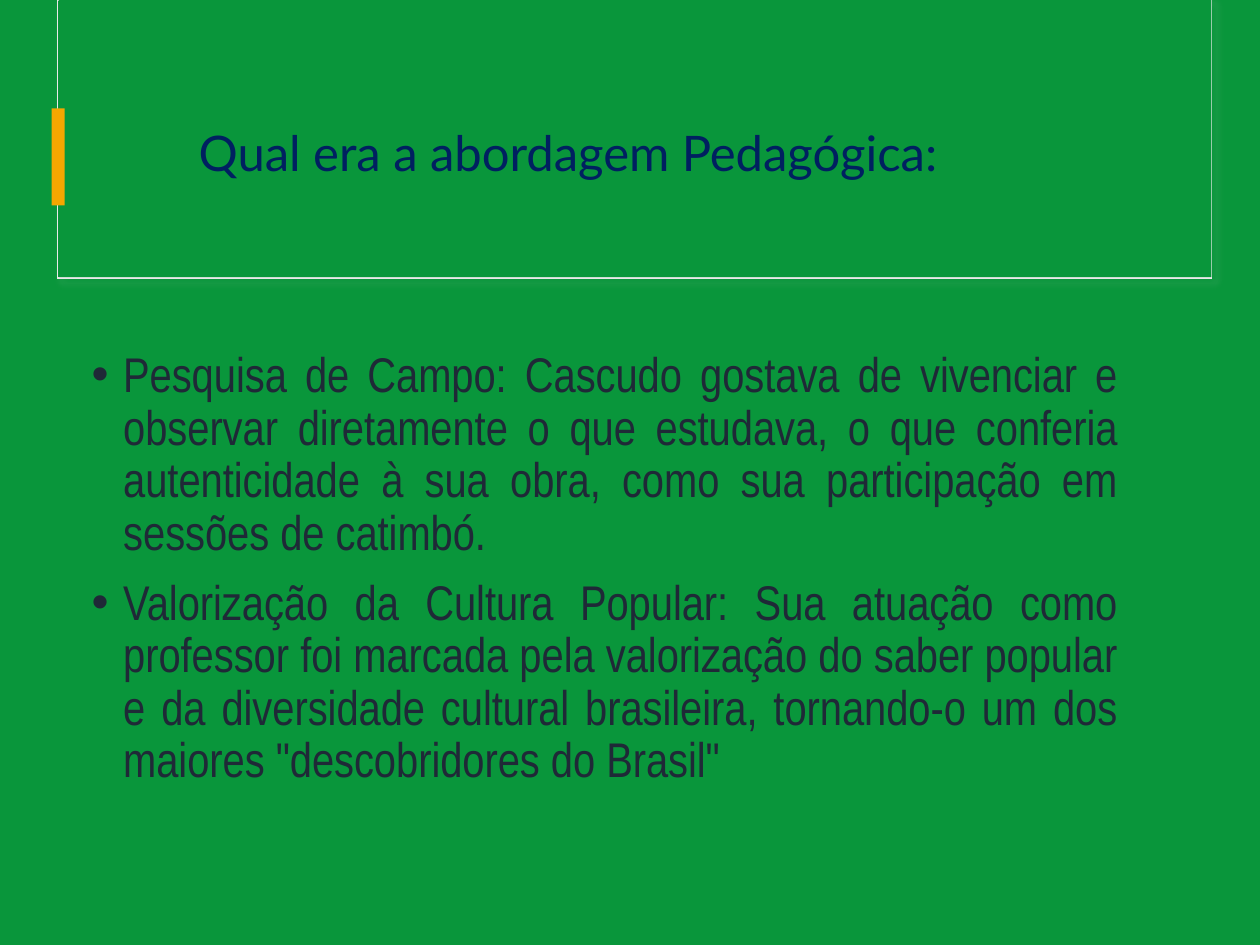
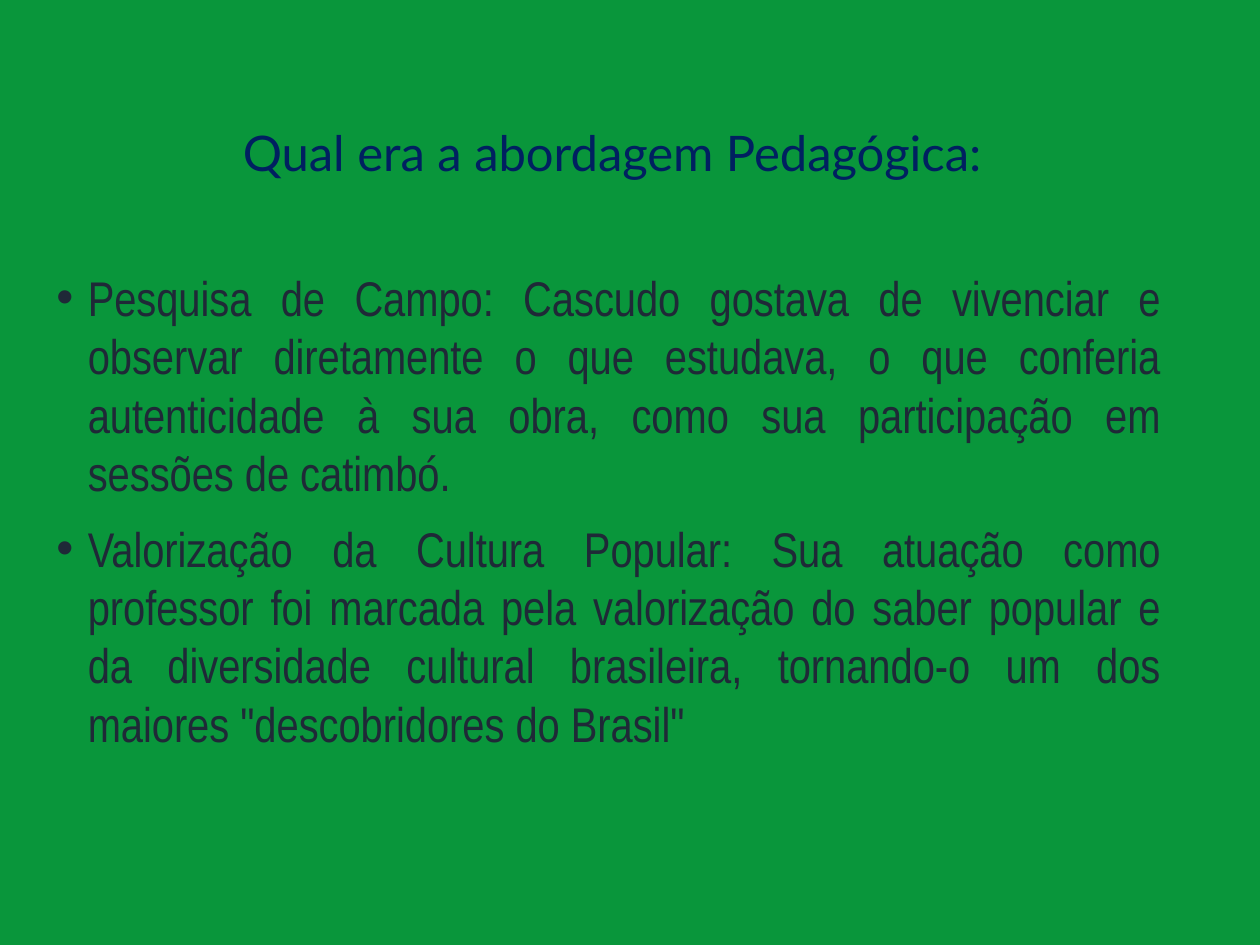
Before and after one commit to Rafael-Silva-Natal/IFRN_apresentacoes, a slide deck: slide 5 of Downloads/Seminario_Interativo_Cascudo.pptx. Drawn at 1260x945 pixels with LibreOffice and Linux fonts; fonts in the diff are those of the drawing. Boxes give left, top, right and bottom in pixels: in the first picture for what was removed or moved away, otherwise in the second. Text is boxed around its words. In the diff, an @@ line names an element or a change of style, - is before the commit and + after.

Commit message:
commit CascudoDownloads

```diff
--- a/Downloads/Seminario_Interativo_Cascudo.pptx
+++ b/Downloads/Seminario_Interativo_Cascudo.pptx
@@ rectangle removed at (x1=58, y1=0, x2=1212, y2=278) @@
@@ rectangle removed at (x1=59, y1=0, x2=1212, y2=277) @@
@@ title "Qual era a abordagem Pedagógica:" moved from (x1=199, y1=135, x2=937, y2=180) to (x1=243, y1=135, x2=981, y2=180) @@
@@ rectangle removed at (x1=52, y1=108, x2=64, y2=205) @@
@@ text "Pesquisa de Campo: Cascudo gostava ..." moved from (x1=123, y1=357, x2=1118, y2=778) to (x1=88, y1=281, x2=1161, y2=743) @@
@@ text "Pesquisa de Campo: Cascudo gostava ..." at (x1=88, y1=281, x2=1161, y2=743): line spacing 0.9 to 1 @@
```
Also in this commit, not shown: 10 other slides changed, 1 slide added, 2 other files.
